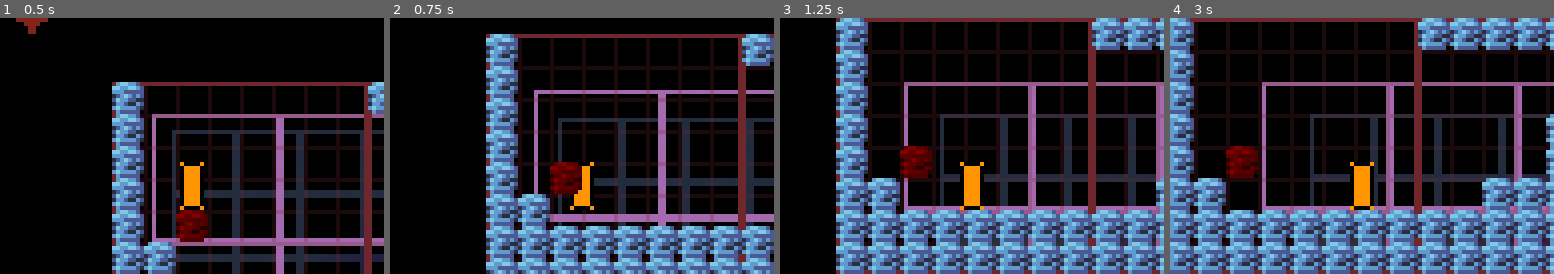
Above: before the commit, frames 1-4 (left to right).
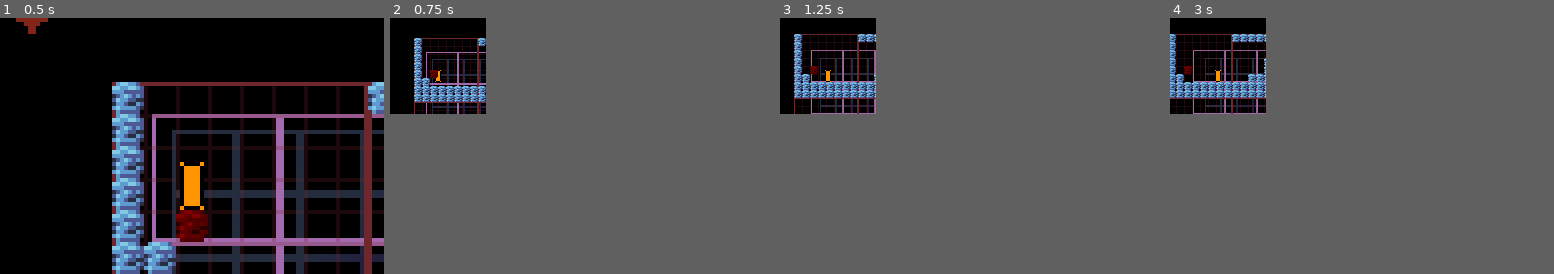
Above: after the commit, the same moments.

Repository: lynnpepin/demake86
Game: Godot game, scene res://StarterProject.tscn
Same seed, same stepped clock (60 frames per second), same inputs: the game is played once before the commit and once after it.
Inputs (mouse positions are in pixels of both pictures, inside the frame that each line leads up to):
- Up to frame 1 (0.5 s): no input
- Up to frame 2 (0.75 s): move the mouse to (666, 133) at 0.52 s; hold D (pad_right) from 0.53 s (still down); click (666, 133) at 0.6 s
- Up to frame 3 (1.25 s): keep holding D (pad_right)
- Up to frame 4 (3 s): move the mouse to (1285, 158) at 1.27 s; release D (pad_right) at 1.28 s; hold S (pad_down) 1.28-2.03 s; click (1285, 158) at 1.35 s; tap Enter at 2 s; move the mouse to (1400, 89) at 2.02 s; hold D (pad_right) 2.03-2.78 s; right-click (1400, 89) at 2.1 s; click (1400, 89) at 2.3 s; move the mouse to (1342, 197) at 2.77 s; hold W (pad_up) from 2.78 s (still down); tap Middle mouse button (mb3) at 2.85 s
In frame 2 the window is 384x256 before the commit and 96x96 after it. Grey fills any space a smaller window leaves; there, only what the larger window draws over its background counts as a difference.

Frame 1 is identical in both runs. In frame 2, 46% of the frame differs, in the area x 6-100%, y 6-100%; in frame 3, 53%; in frame 4, 61%, in the area x 0-100%, y 0-100%.

Commit message:
Updated scripts. (I forgot the rest lol)

Diff:
--- a/d86/Player.gd
+++ b/d86/Player.gd
@@ -86,8 +86,11 @@
 
 # Called every frame. 'delta' is the elapsed time since the previous frame.
 func _process(delta):
+	if Input.is_action_just_pressed("mb1"):
+		OS.set_window_size(Vector2(1024,1024))
 	if Input.is_action_just_pressed("mb2"):
 		print("yay")
+
 
 		var img = $Camera2D.get_viewport().get_texture().get_data() #.queue_screen_capture()
 		#yield(get_tree(), "idle_frame")
--- a/d86/StarterProject.tscn
+++ b/d86/StarterProject.tscn
@@ -8,7 +8,6 @@
 [ext_resource path="res://2D_graphics/512_bg.png" type="Texture" id=6]
 [ext_resource path="res://2D_graphics/1024_bg.png" type="Texture" id=7]
 [ext_resource path="res://2D_graphics/8px_ground.png" type="Texture" id=8]
-[ext_resource path="res://HardFloor.tscn" type="PackedScene" id=9]
 [ext_resource path="res://CrumbleFloor.tscn" type="PackedScene" id=10]
 [ext_resource path="res://Stats_UI.tscn" type="PackedScene" id=12]
 
@@ -52,9 +51,6 @@
 cell_custom_transform = Transform2D( 8, 0, 0, 8, 0, 0 )
 format = 1
 tile_data = PoolIntArray( -2097128, 0, 0, -2097127, 0, 0, -2097126, 0, 0, -2097125, 0, 0, -2097124, 0, 0, -2097123, 0,  …(29561 unchanged characters)…
-
-[node name="StaticBody2D" parent="." instance=ExtResource( 9 )]
-visible = false
 
 [node name="Player" parent="." instance=ExtResource( 2 )]
 position = Vector2( 19.8425, 25 )
--- a/d86/project.godot
+++ b/d86/project.godot
@@ -22,7 +22,7 @@
 window/size/test_height=640
 window/vsync/use_vsync=false
 window/stretch/mode="viewport"
-window/stretch/aspect="keep"
+window/stretch/aspect="expand"
 
 [editor_plugins]
 
Not shown: 1 places in d86/StarterProject.tscn that only renumber resources
